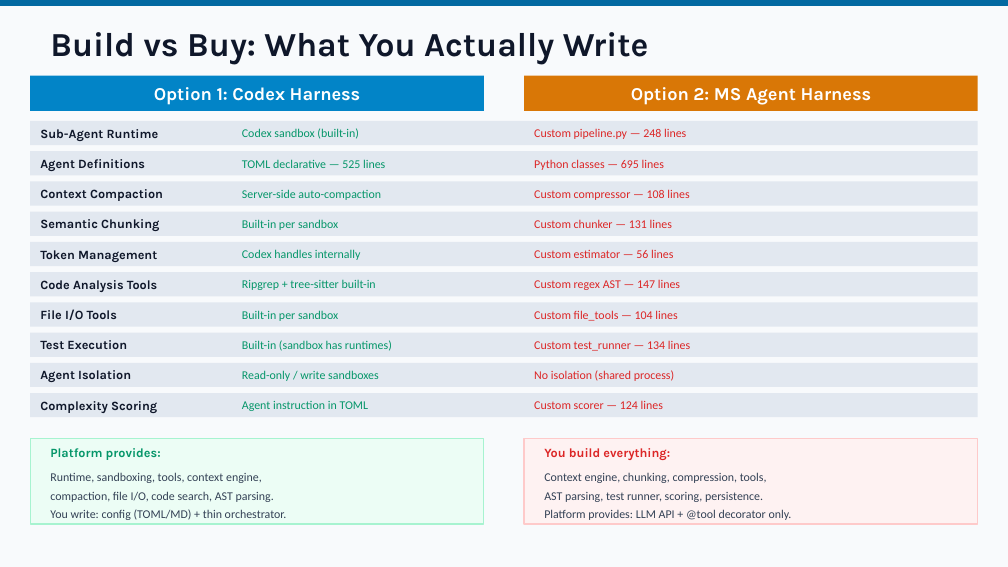
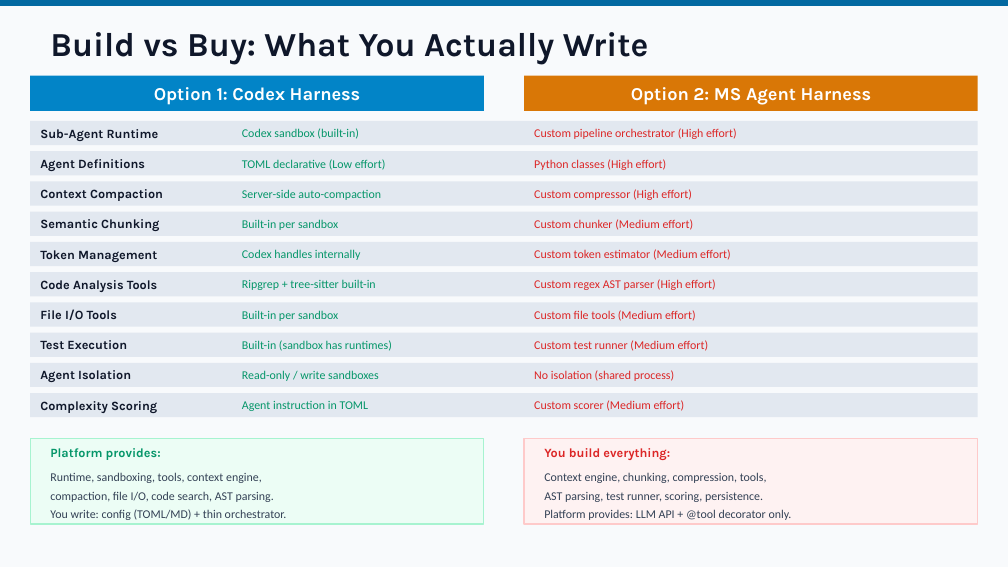
Before and after one commit to cwijayasundara/legacy_mod_maf_v1, a slide deck: slide 9 of Migration-Agent-Architecture-Options.pptx. Drawn at 1008x567 pixels with LibreOffice and Linux fonts; fonts in the diff are those of the drawing. Boxes give left, top, right and bottom in pixels: in the first picture for what was removed or moved away, otherwise in the second. Text is boxed around its words. In the diff, an @@ line names an element or a change of style, - is before the commit and + after.

```diff
--- a/Migration-Agent-Architecture-Options.pptx
+++ b/Migration-Agent-Architecture-Options.pptx
@@ text at <box>534,128,737,139</box>: text changed @@
-Custom pipeline.py — 248 lines
+Custom pipeline orchestrator (High effort)
@@ text at <box>242,159,386,170</box>: text changed @@
-TOML declarative — 525 lines
+TOML declarative (Low effort)
@@ text at <box>534,159,667,170</box>: text changed @@
-Python classes — 695 lines
+Python classes (High effort)
@@ text at <box>534,189,692,200</box>: text changed @@
-Custom compressor — 108 lines
+Custom compressor (High effort)
@@ text at <box>534,219,694,230</box>: text changed @@
-Custom chunker — 131 lines
+Custom chunker (Medium effort)
@@ text at <box>534,249,731,260</box>: text changed @@
-Custom estimator — 56 lines
+Custom token estimator (Medium effort)
@@ text at <box>534,279,716,290</box>: text changed @@
-Custom regex AST — 147 lines
+Custom regex AST parser (High effort)
@@ text at <box>534,310,696,321</box>: text changed @@
-Custom file_tools — 104 lines
+Custom file tools (Medium effort)
@@ text at <box>534,340,709,351</box>: text changed @@
-Custom test_runner — 134 lines
+Custom test runner (Medium effort)
@@ text at <box>534,400,685,411</box>: text changed @@
-Custom scorer — 124 lines
+Custom scorer (Medium effort)
```
Also in this commit, not shown: 9 other slides changed, 1 other file.
